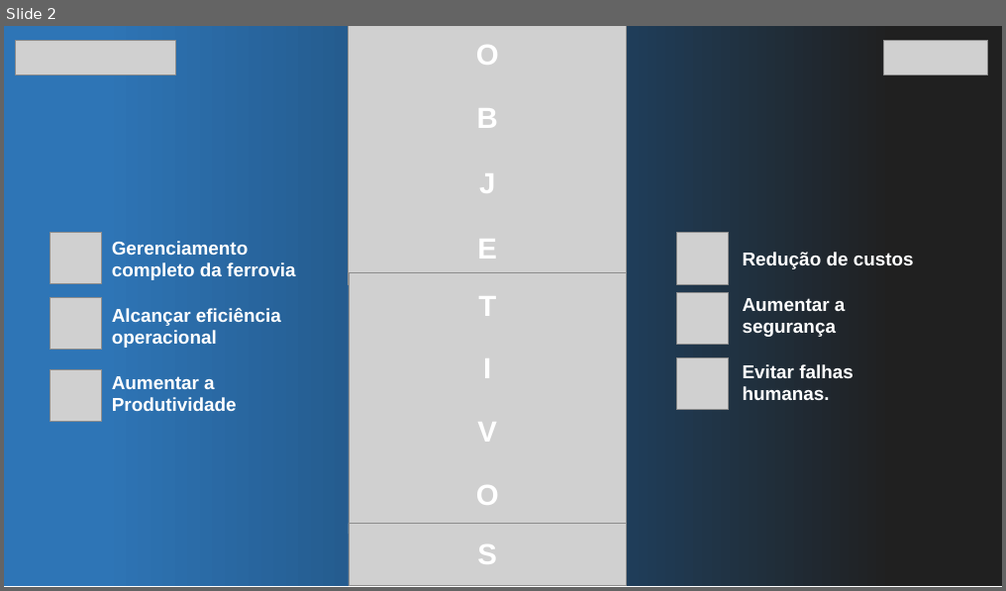
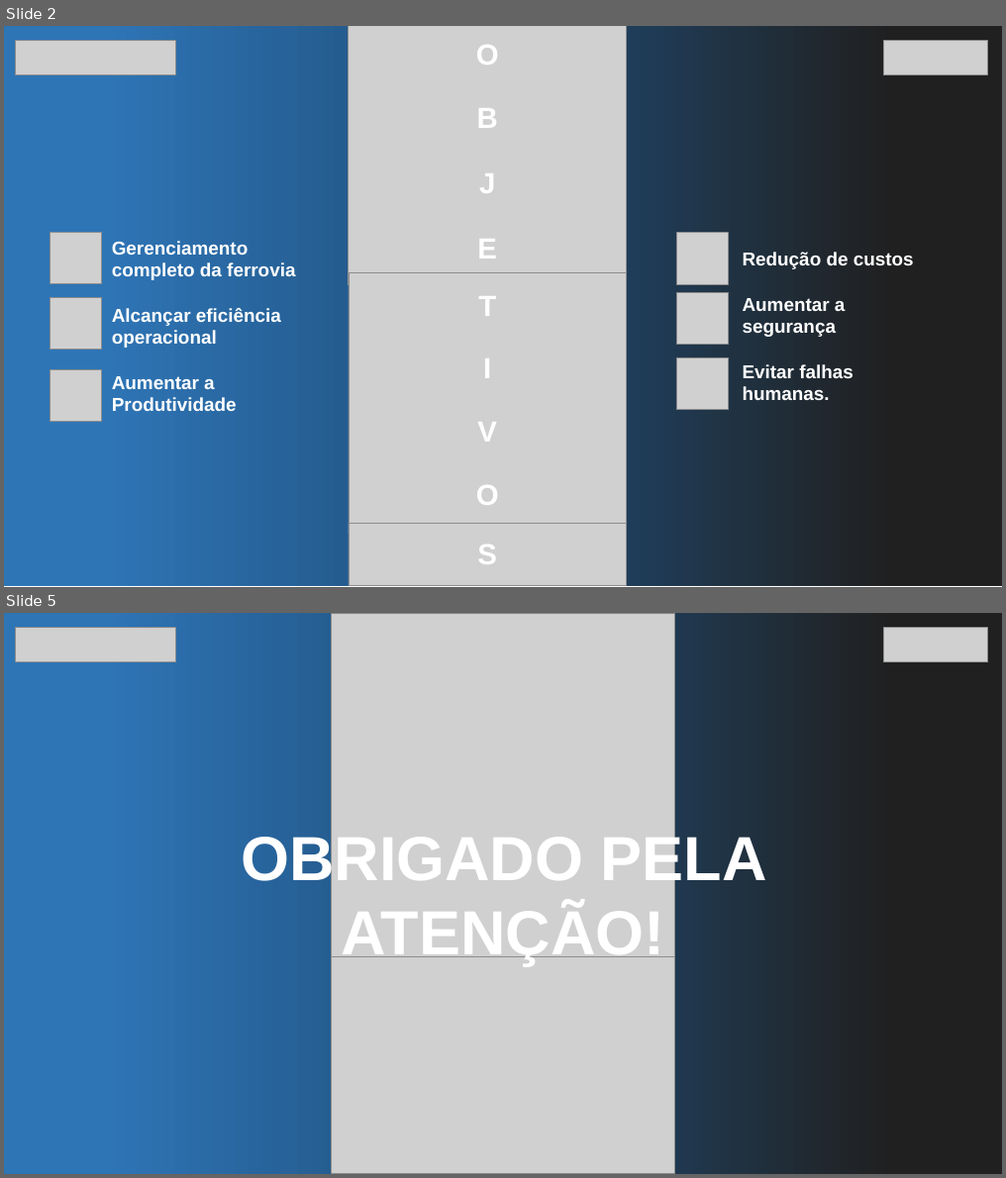
Before and after one commit to joaopaludo/RailWise, a slide deck: docs/Apresentação.pptx. Shown one above the other, each under a label of ours: slide 2 before the commit, slides 2 and 5 after it; the slides between them are not shown. The pictures are 1006x591 and 1006x1178 pixels, drawn with LibreOffice and Linux fonts; fonts in the diff are those of the drawing; grey boxes stand for pictures. Boxes give left, top, right and bottom in pixels: in the first picture for what was removed or moved away, otherwise in the second. Text is boxed around its words. In the diff, an @@ line names an element or a change of style, - is before the commit and + after.

```diff
--- a/docs/Apresentação.pptx
+++ b/docs/Apresentação.pptx
@@ slide 5 added at box(4, 613, 1002, 1174), background #FFFFFF @@
@@ rectangle added at box(4, 613, 1002, 1174), fill gradient #2E75B6 to #1F4E79 to #202020 @@
@@ picture added at box(15, 627, 175, 663) @@
@@ picture added at box(331, 613, 675, 957) @@
@@ picture added at box(884, 627, 988, 663) @@
@@ text added at box(241, 831, 767, 966), 60 pt, text #FFFFFF, bold @@
+OBRIGADO PELA ATENÇÃO!
@@ picture added at box(331, 949, 675, 1173) @@
```
Also in this commit, not shown: 1 slide changed, 1 other slide added, 2 slides removed.
